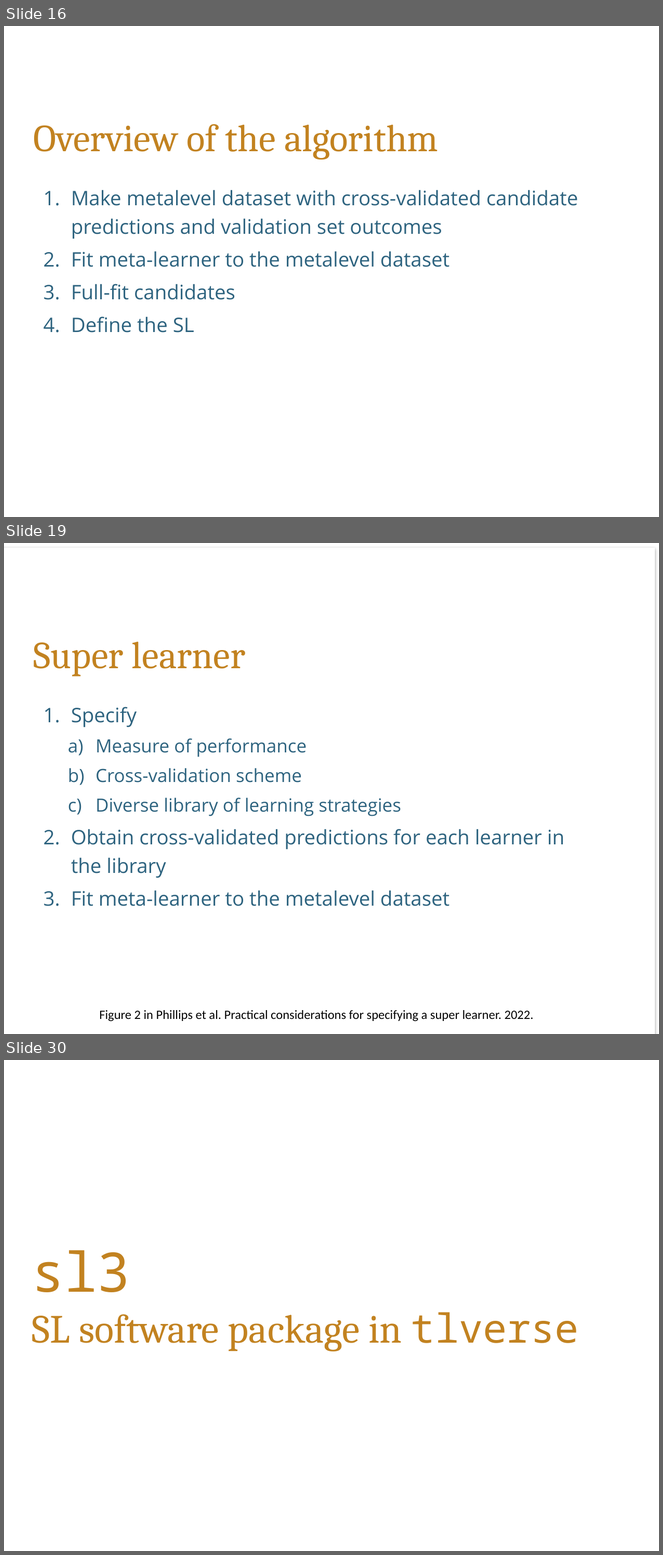
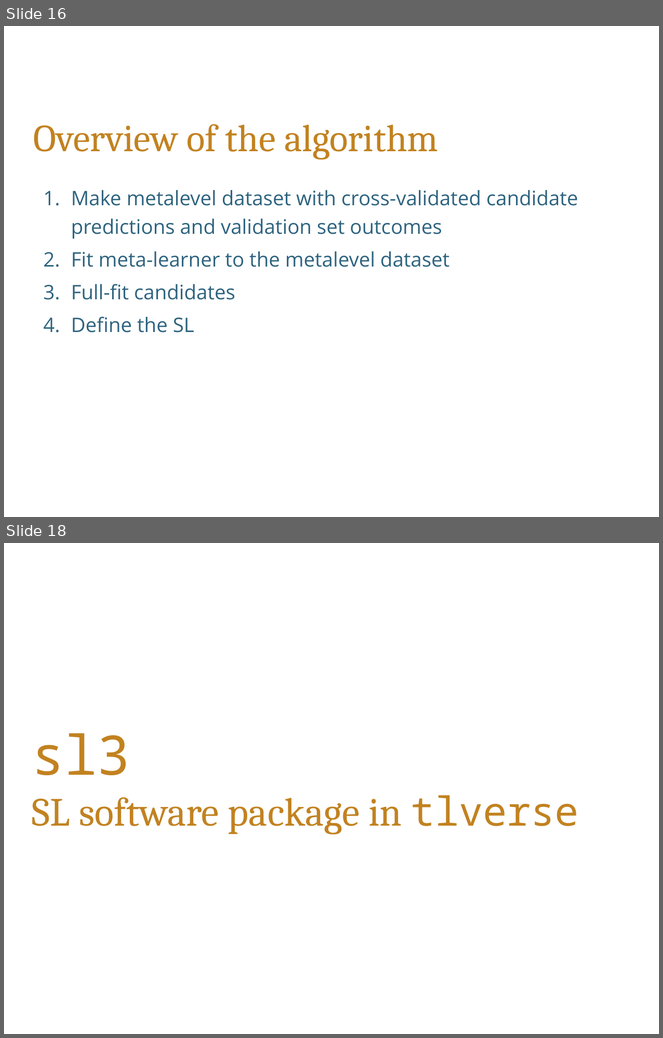
Before and after one commit to tlverse/enar2023-workshop, a slide deck: slides/SL.pptx. Shown one above the other, each under a label of ours: slides 16, 19 and 30 before the commit, slides 16 and 18 after it; the slides between them are not shown. The pictures are 663x1555 and 663x1038 pixels, drawn with LibreOffice and Linux fonts; fonts in the diff are those of the drawing; background and template pictures are left out. Boxes give left, top, right and bottom in pixels: in the first picture for what was removed or moved away, otherwise in the second. Text is boxed around its words. In the diff, an @@ line names an element or a change of style, - is before the commit and + after.

```diff
--- a/slides/SL.pptx
+++ b/slides/SL.pptx
@@ slide 19 removed at [4, 543, 659, 1034], background picture (left out) @@
@@ rectangle removed at [4, 548, 655, 1034] @@
@@ title removed at [33, 642, 246, 677] @@
-Super learner
@@ text removed at [71, 707, 565, 906] @@
-1. Specify
-  a) Measure of performance
-  b) Cross-validation scheme
-  c) Diverse library of learning strategies
-2. Obtain cross-validated predictions for each learner in the library
-3. Fit meta-learner to the metalevel dataset
@@ text removed at [99, 1010, 534, 1022] @@
-Figure 2 in Phillips et al. Practical considerations for specifying a super learner. 2022.
@@ what was slide 30 is now slide 18 @@
```
Also in this commit, not shown: 5 slides changed, 12 other slides removed, 1 other file.
